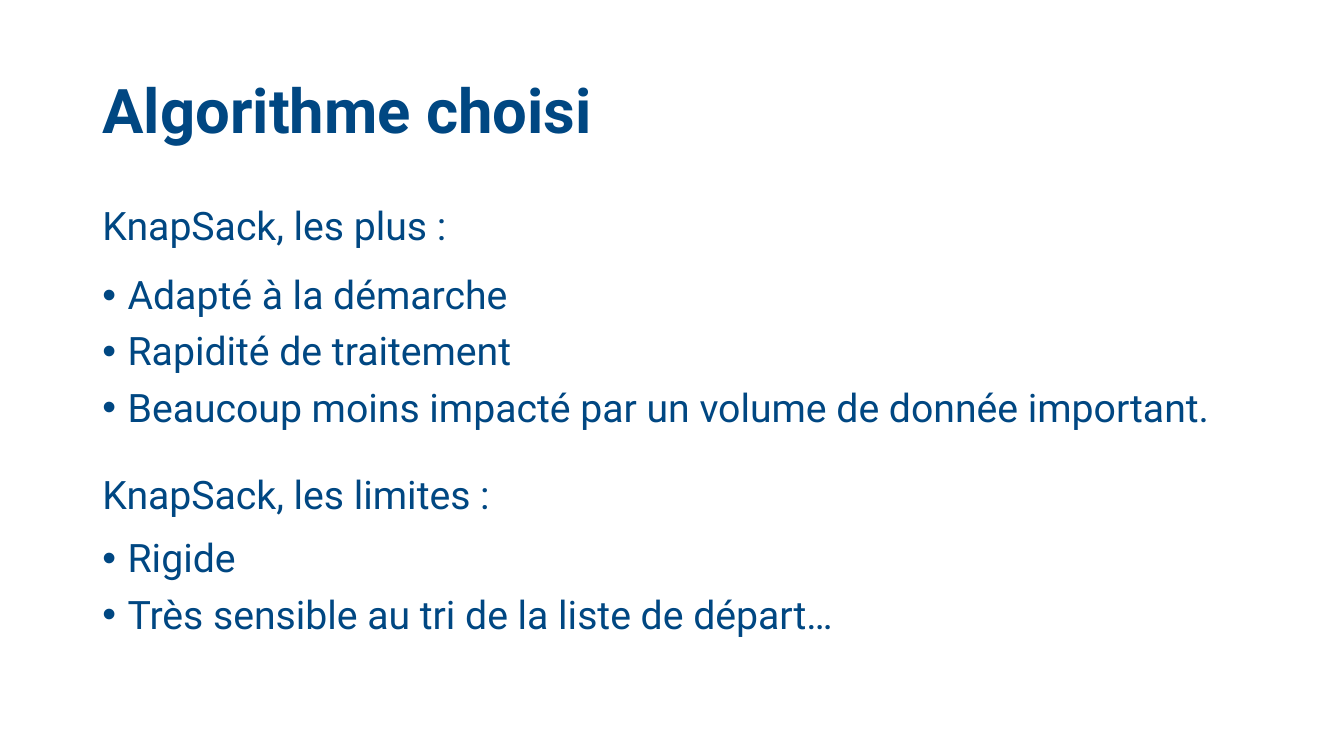
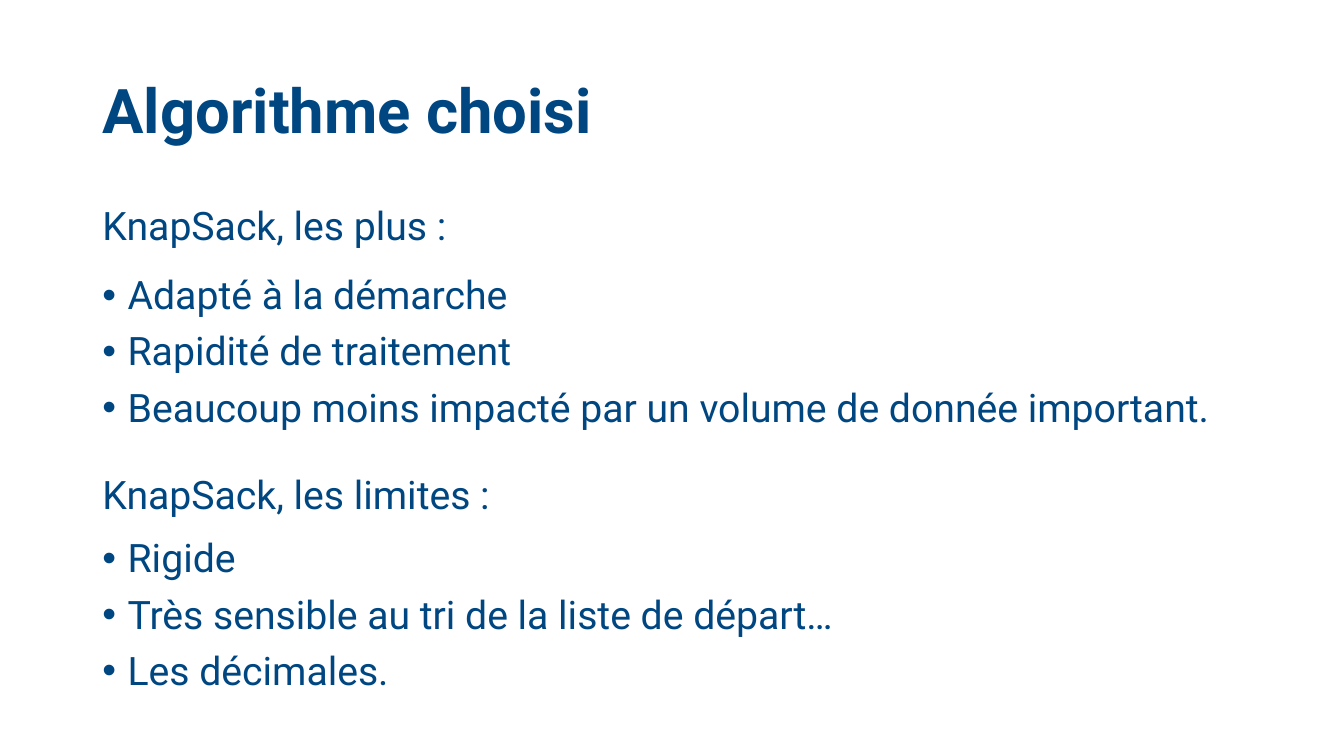
Before and after one commit to Thorrien/AlgoInvest-Trade, a slide deck: slide 11 of ppt/AlgoInvest&Trade.pptx (slide 7 before the commit). Drawn at 1344x756 pixels with LibreOffice and Linux fonts; fonts in the diff are those of the drawing. Boxes give left, top, right and bottom in pixels: in the first picture for what was removed or moved away, otherwise in the second. Text is boxed around its words. In the diff, an @@ line names an element or a change of style, - is before the commit and + after.

```diff
--- a/ppt/AlgoInvest&Trade.pptx
+++ b/ppt/AlgoInvest&Trade.pptx
@@ text at [128,655,388,686]: paragraph added @@
+• Les décimales.
```
Also in this commit, not shown: 3 other slides changed, 5 slides added, 1 other file.
